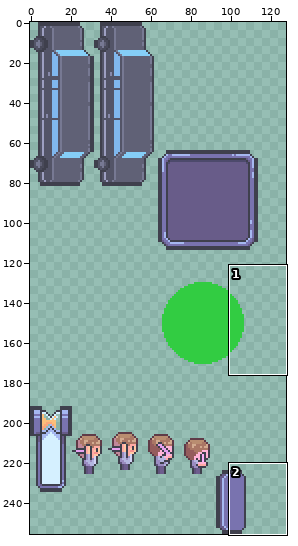
Edited in one commit: sprite sheet (images/shared-0-sheet2.png). The picture above shows the old version from afar; the outline marks the close-up.
Close-up. As it was:
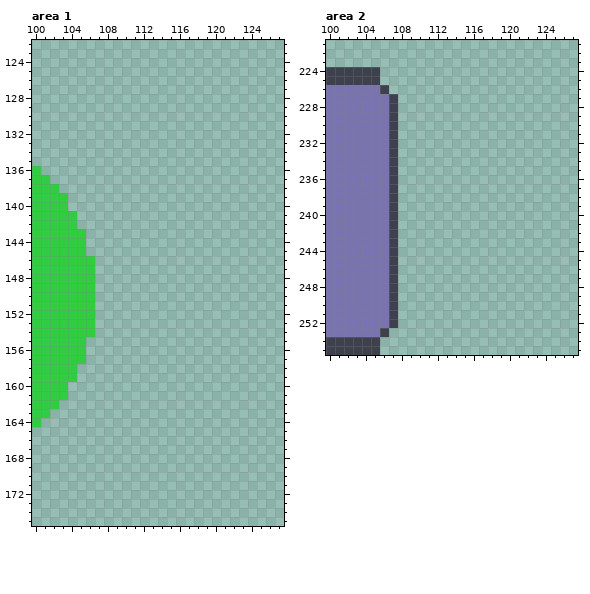
The file is 128x256 pixels. Colours within 5 levels of each other are drawn and written as one. Shown: area 1: x 100..127, y 122..175; area 2: x 100..127, y 221..255. The old version is drawn lined up with the new one.
The result:
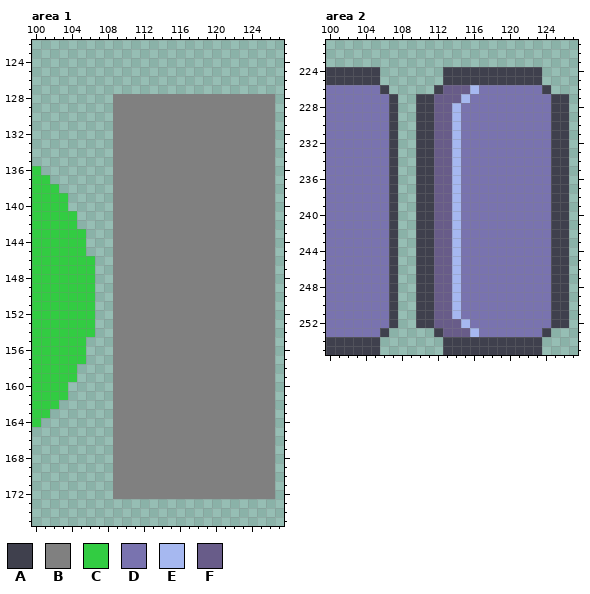
Palette (. is transparent): A #3f404d  B #808080  C #32cc42  D #7973af  E #a6b8f0  F #685c89
Diff:
drawings rearranged on the sheet (the old picture shows each at its new place; 2 dropped ones are not shown)
--- area 1
@@ x 100..127 @@
 127 ............................
-128 ............................
-129 ............................
-130 ............................
-131 ............................
-132 ............................
-133 ............................
-134 ............................
-135 ............................
-136 C...........................
-137 CC..........................
-138 CCC.........................
-139 CCCC........................
-140 CCCC........................
-141 CCCCC.......................
-142 CCCCC.......................
-143 CCCCCC......................
-144 CCCCCC......................
-145 CCCCCC......................
-146 CCCCCCC.....................
-147 CCCCCCC.....................
-148 CCCCCCC.....................
-149 CCCCCCC.....................
-150 CCCCCCC.....................
-151 CCCCCCC.....................
-152 CCCCCCC.....................
-153 CCCCCCC.....................
-154 CCCCCCC.....................
-155 CCCCCC......................
-156 CCCCCC......................
-157 CCCCCC......................
-158 CCCCC.......................
-159 CCCCC.......................
-160 CCCC........................
-161 CCCC........................
-162 CCC.........................
-163 CC..........................
-164 C...........................
-165 ............................
-166 ............................
-167 ............................
-168 ............................
-169 ............................
-170 ............................
-171 ............................
-172 ............................
+128 .........BBBBBBBBBBBBBBBBBB.
+129 .........BBBBBBBBBBBBBBBBBB.
+130 .........BBBBBBBBBBBBBBBBBB.
+131 .........BBBBBBBBBBBBBBBBBB.
+132 .........BBBBBBBBBBBBBBBBBB.
+133 .........BBBBBBBBBBBBBBBBBB.
+134 .........BBBBBBBBBBBBBBBBBB.
+135 .........BBBBBBBBBBBBBBBBBB.
+136 C........BBBBBBBBBBBBBBBBBB.
+137 CC.......BBBBBBBBBBBBBBBBBB.
+138 CCC......BBBBBBBBBBBBBBBBBB.
+139 CCCC.....BBBBBBBBBBBBBBBBBB.
+140 CCCC.....BBBBBBBBBBBBBBBBBB.
+141 CCCCC....BBBBBBBBBBBBBBBBBB.
+142 CCCCC....BBBBBBBBBBBBBBBBBB.
+143 CCCCCC...BBBBBBBBBBBBBBBBBB.
+144 CCCCCC...BBBBBBBBBBBBBBBBBB.
+145 CCCCCC...BBBBBBBBBBBBBBBBBB.
+146 CCCCCCC..BBBBBBBBBBBBBBBBBB.
+147 CCCCCCC..BBBBBBBBBBBBBBBBBB.
+148 CCCCCCC..BBBBBBBBBBBBBBBBBB.
+149 CCCCCCC..BBBBBBBBBBBBBBBBBB.
+150 CCCCCCC..BBBBBBBBBBBBBBBBBB.
+151 CCCCCCC..BBBBBBBBBBBBBBBBBB.
+152 CCCCCCC..BBBBBBBBBBBBBBBBBB.
+153 CCCCCCC..BBBBBBBBBBBBBBBBBB.
+154 CCCCCCC..BBBBBBBBBBBBBBBBBB.
+155 CCCCCC...BBBBBBBBBBBBBBBBBB.
+156 CCCCCC...BBBBBBBBBBBBBBBBBB.
+157 CCCCCC...BBBBBBBBBBBBBBBBBB.
+158 CCCCC....BBBBBBBBBBBBBBBBBB.
+159 CCCCC....BBBBBBBBBBBBBBBBBB.
+160 CCCC.....BBBBBBBBBBBBBBBBBB.
+161 CCCC.....BBBBBBBBBBBBBBBBBB.
+162 CCC......BBBBBBBBBBBBBBBBBB.
+163 CC.......BBBBBBBBBBBBBBBBBB.
+164 C........BBBBBBBBBBBBBBBBBB.
+165 .........BBBBBBBBBBBBBBBBBB.
+166 .........BBBBBBBBBBBBBBBBBB.
+167 .........BBBBBBBBBBBBBBBBBB.
+168 .........BBBBBBBBBBBBBBBBBB.
+169 .........BBBBBBBBBBBBBBBBBB.
+170 .........BBBBBBBBBBBBBBBBBB.
+171 .........BBBBBBBBBBBBBBBBBB.
+172 .........BBBBBBBBBBBBBBBBBB.
 173 ............................
--- area 2
@@ x 100..127 @@
 223 ............................
-224 AAAAAA......................
-225 AAAAAA......................
-226 DDDDDDA.....................
-227 DDDDDDDA....................
-228 DDDDDDDA....................
-229 DDDDDDDA....................
-230 DDDDDDDA....................
-231 DDDDDDDA....................
-232 DDDDDDDA....................
-233 DDDDDDDA....................
-234 DDDDDDDA....................
-235 DDDDDDDA....................
-236 DDDDDDDA....................
-237 DDDDDDDA....................
-238 DDDDDDDA....................
-239 DDDDDDDA....................
-240 DDDDDDDA....................
-241 DDDDDDDA....................
-242 DDDDDDDA....................
-243 DDDDDDDA....................
-244 DDDDDDDA....................
-245 DDDDDDDA....................
-246 DDDDDDDA....................
-247 DDDDDDDA....................
-248 DDDDDDDA....................
-249 DDDDDDDA....................
-250 DDDDDDDA....................
-251 DDDDDDDA....................
-252 DDDDDDDA....................
-253 DDDDDDA.....................
-254 AAAAAA......................
-255 AAAAAA......................
+224 AAAAAA.......AAAAAAAAAAA....
+225 AAAAAA.......AAAAAAAAAAA....
+226 DDDDDDA.....AFFFEDDDDDDDA...
+227 DDDDDDDA..AAFFFEDDDDDDDDDAA.
+228 DDDDDDDA..AAFFEDDDDDDDDDDAA.
+229 DDDDDDDA..AAFFEDDDDDDDDDDAA.
+230 DDDDDDDA..AAFFEDDDDDDDDDDAA.
+231 DDDDDDDA..AAFFEDDDDDDDDDDAA.
+232 DDDDDDDA..AAFFEDDDDDDDDDDAA.
+233 DDDDDDDA..AAFFEDDDDDDDDDDAA.
+234 DDDDDDDA..AAFFEDDDDDDDDDDAA.
+235 DDDDDDDA..AAFFEDDDDDDDDDDAA.
+236 DDDDDDDA..AAFFEDDDDDDDDDDAA.
+237 DDDDDDDA..AAFFEDDDDDDDDDDAA.
+238 DDDDDDDA..AAFFEDDDDDDDDDDAA.
+239 DDDDDDDA..AAFFEDDDDDDDDDDAA.
+240 DDDDDDDA..AAFFEDDDDDDDDDDAA.
+241 DDDDDDDA..AAFFEDDDDDDDDDDAA.
+242 DDDDDDDA..AAFFEDDDDDDDDDDAA.
+243 DDDDDDDA..AAFFEDDDDDDDDDDAA.
+244 DDDDDDDA..AAFFEDDDDDDDDDDAA.
+245 DDDDDDDA..AAFFEDDDDDDDDDDAA.
+246 DDDDDDDA..AAFFEDDDDDDDDDDAA.
+247 DDDDDDDA..AAFFEDDDDDDDDDDAA.
+248 DDDDDDDA..AAFFEDDDDDDDDDDAA.
+249 DDDDDDDA..AAFFEDDDDDDDDDDAA.
+250 DDDDDDDA..AAFFEDDDDDDDDDDAA.
+251 DDDDDDDA..AAFFEDDDDDDDDDDAA.
+252 DDDDDDDA..AAFFFEDDDDDDDDDAA.
+253 DDDDDDA.....AFFFEDDDDDDDA...
+254 AAAAAA.......AAAAAAAAAAA....
+255 AAAAAA.......AAAAAAAAAAA....
Boxes around the changes in both close-ups, in picture pixels (x1, y1, x2, y2):
added: (113, 94, 275, 499)
added: (416, 67, 569, 355)
